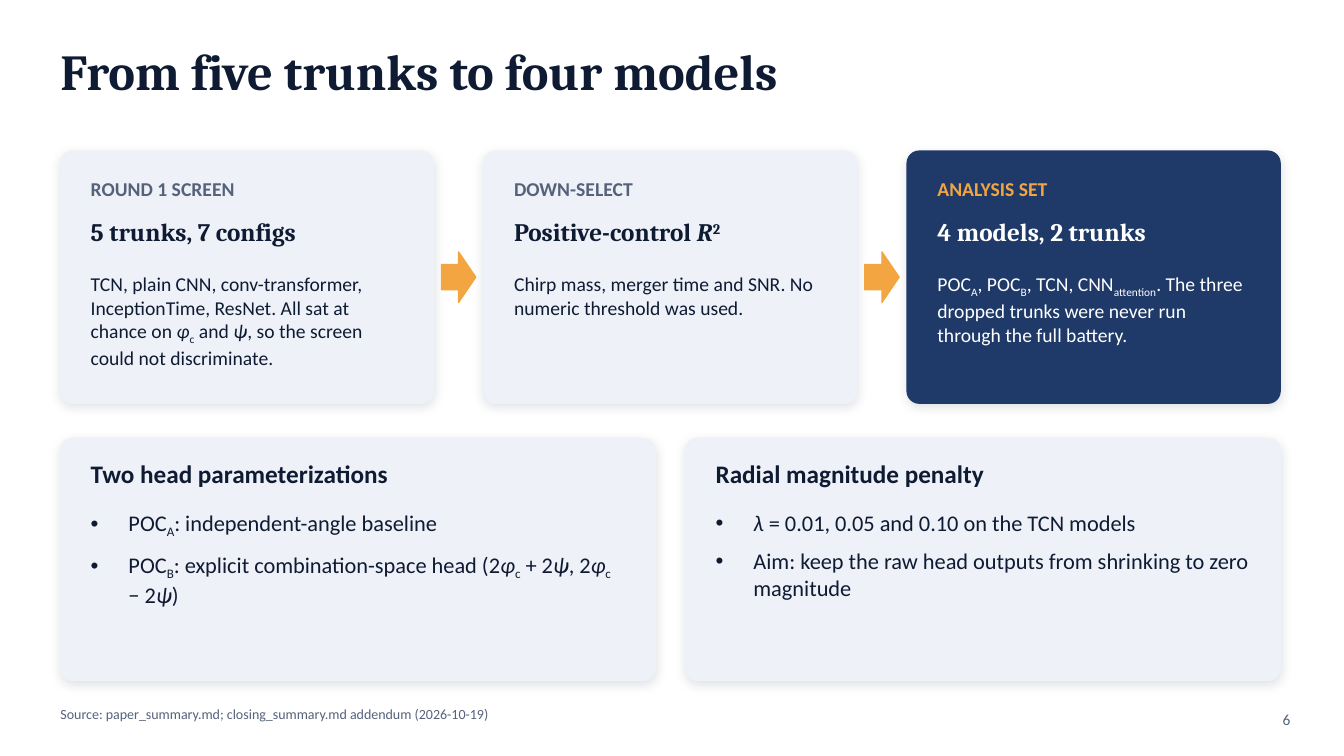
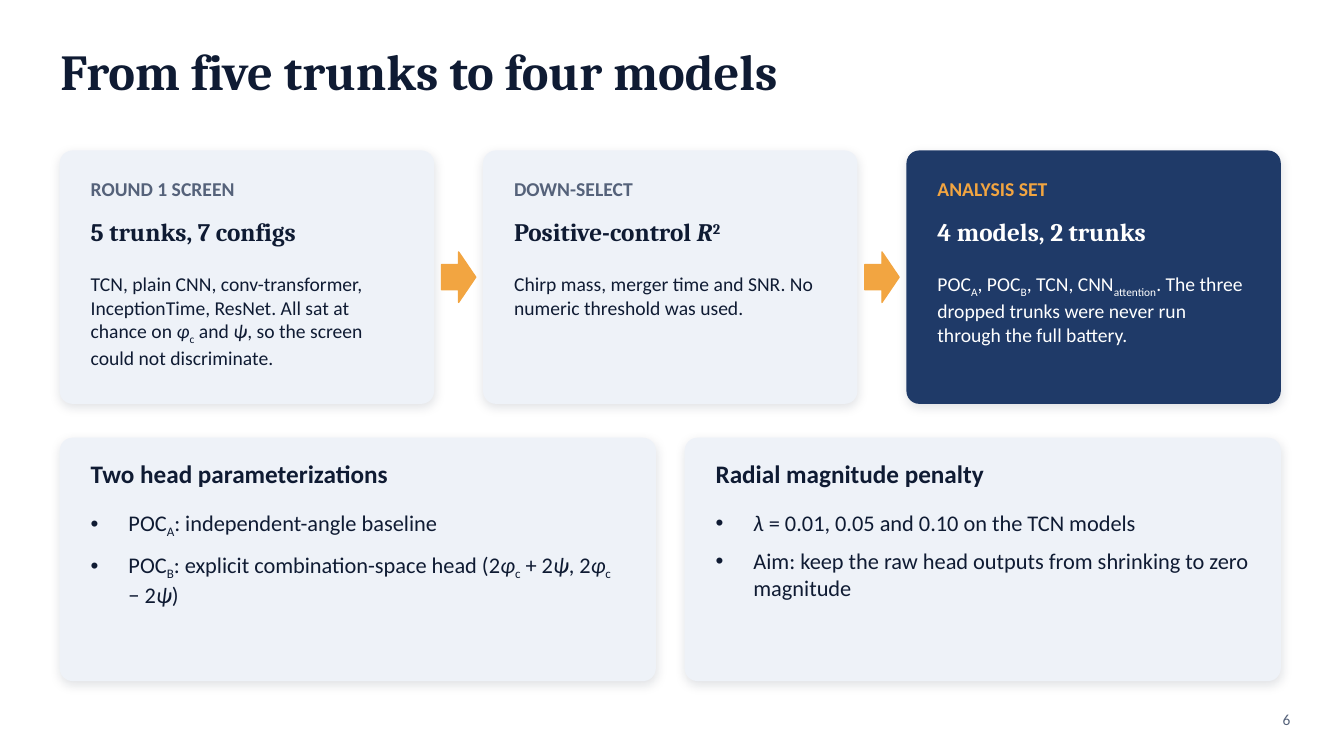
Before and after one commit to syedalimohsinbukhari/ml_practice_v2, a slide deck: slide 6 of experiments/phic_psi_poc-redo/phic_psi_presentation.pptx. Drawn at 1344x756 pixels with LibreOffice and Linux fonts; fonts in the diff are those of the drawing. Boxes give left, top, right and bottom in pixels: in the first picture for what was removed or moved away, otherwise in the second. Text is boxed around its words. In the diff, an @@ line names an element or a change of style, - is before the commit and + after.

```diff
--- a/experiments/phic_psi_poc-redo/phic_psi_presentation.pptx
+++ b/experiments/phic_psi_poc-redo/phic_psi_presentation.pptx
@@ text removed at (60,709,489,722) @@
-Source: paper_summary.md; closing_summary.md addendum (2026-10-19)
```
Also in this commit, not shown: 14 other slides changed, 2 other files.
